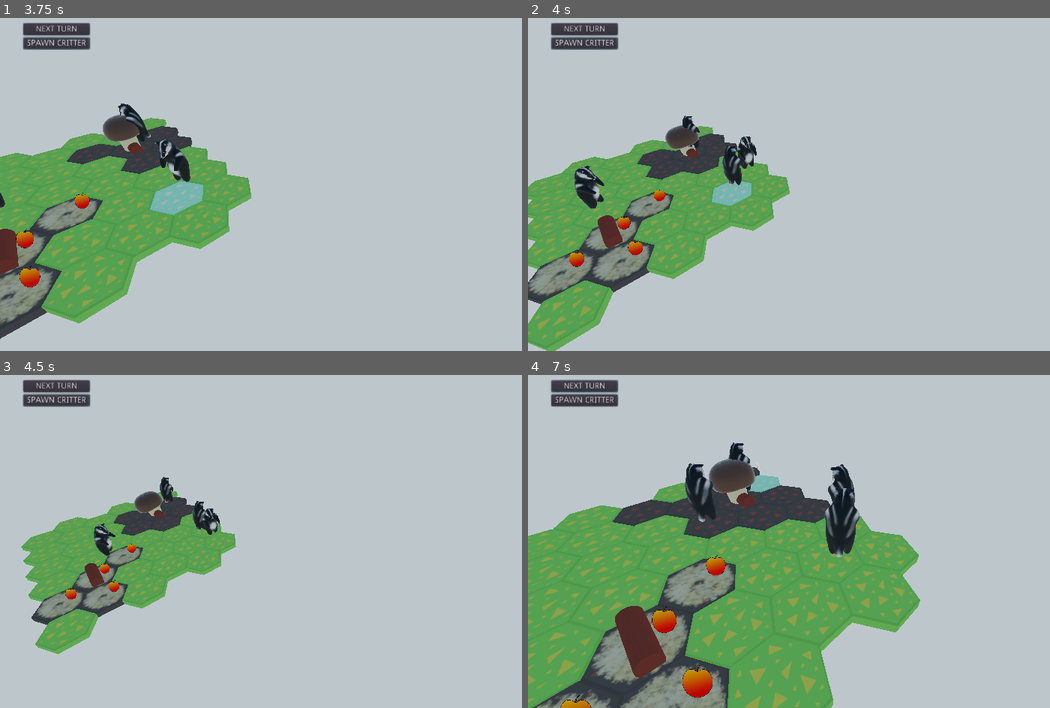
Above: before the commit, frames 1-4 (two rows, left to right).
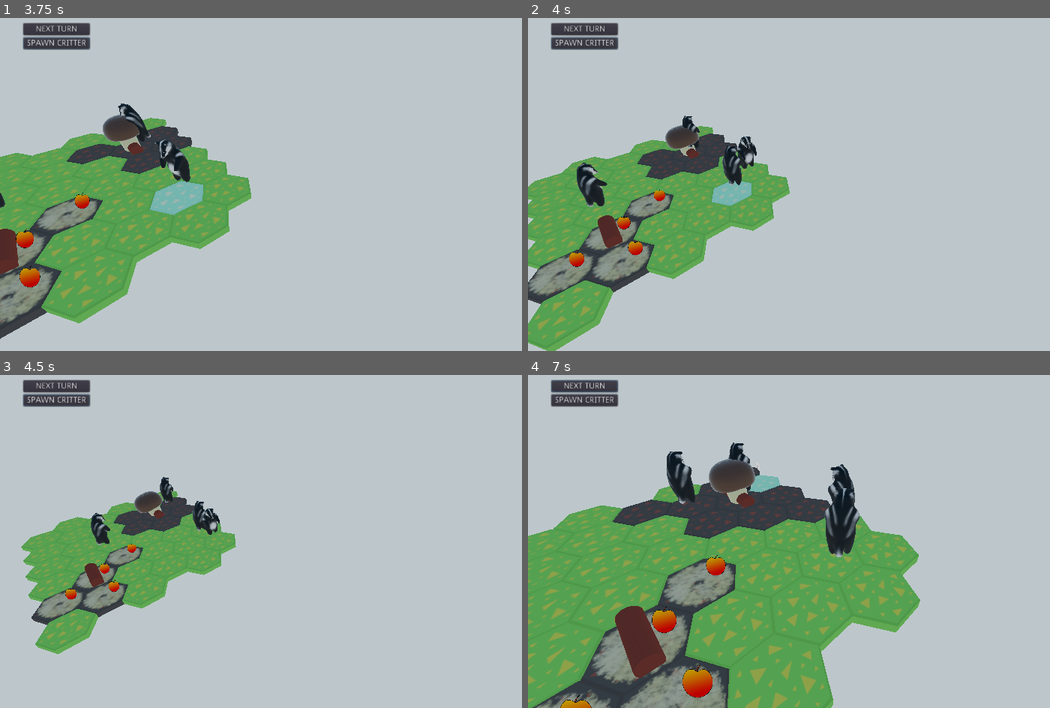
Above: after the commit, the same moments.

Repository: BVenturaDev/UMM
Game: Godot game, scene res://scenes/levels/main_level.tscn
Two runs of this game, one before a commit and one after it. Both use one fixed random seed, a clock stepped at 60 frames per second and the inputs below.
Inputs (mouse positions are in pixels of both pictures, inside the frame that each line leads up to):
- Up to frame 1 (3.75 s): click "NEXT TURN" at 0.5 s; click "NEXT TURN" at 1.25 s; click "SPAWN CRITTER" at 2 s; tap Enter (ui_accept) at 2.75, 3.02 s; move the mouse to (433, 157) at 2.77 s; hold Right (ui_right) 2.78-3.53 s; click (433, 157) at 2.92 s; move the mouse to (177, 194) at 3.52 s; hold Down (ui_down) from 3.53 s (still down)
- Up to frame 2 (4 s): keep holding Down (ui_down); tap Enter (ui_accept) at 3.77 s
- Up to frame 3 (4.5 s): move the mouse to (360, 454) at 4.27 s; release Down (ui_down) at 4.28 s; hold Right (ui_right) from 4.28 s (still down)
- Up to frame 4 (7 s): move the mouse to (799, 601) at 5.02 s; release Right (ui_right) at 5.03 s; hold Up (ui_up) 5.03-5.78 s; click (799, 601) at 5.17 s; tap Enter (ui_accept) at 5.27, 6.02, 6.77 s; move the mouse to (1008, 584) at 5.77 s; hold Left (ui_left) from 5.78 s (still down); move the mouse to (648, 478) at 6.52 s

Frame 1 is identical in both runs. In frame 2, 0.4% of the frame differs, in the area x 8-16%, y 43-58%; in frame 3, 0.3%; in frame 4, 1.0%, in the area x 26-37%, y 22-45%.

Commit message:
All the basic behaviour of the critter

Diff:
--- a/src/entities/critter.gd
+++ b/src/entities/critter.gd
@@ -8,6 +8,7 @@
 export(NodePath) onready var state_machine = get_node(state_machine) as Node
 export(NodePath) onready var critter_model = get_node(critter_model) as Spatial
 
+export(int) var time_after_death := 10
 export(int) var max_age := 6
 export var age := 0
 
@@ -49,7 +50,13 @@
 			state.critter = self
 
 func do_turn() -> void:
-	state_machine.start_machine()
+	if is_alive:
+		state_machine.start_machine()
+	else:
+		time_after_death -= 1
+		if time_after_death == 0:
+			current_tile = null
+			queue_free()
 
 func wander() -> void:
 	var posible_tiles: Array = get_tiles_whitout_entities()
@@ -69,6 +76,7 @@
 	return (
 			not is_instance_valid(tile.critter)
 			and not does_tile_has_mushroom(tile)
+			and not is_instance_valid(tile.cur_resource)
 	)
 
 func does_tile_has_mushroom(tile: Tile) -> bool:
@@ -96,7 +104,7 @@
 		yield(get_tree().create_timer(randf()),"timeout")
 		anim.play("idle")
 	else:
-		anim.play("die")
+		anim.play("death")
 
 func get_close_neighbors() -> Array:
 	return current_tile.close_neighbors
--- a/src/states/critter/begin_turn.gd
+++ b/src/states/critter/begin_turn.gd
@@ -16,6 +16,9 @@
 
 
 func decide_what_do() -> String:
+	if critter.is_poisoned:
+		critter.eating_mushroom.kill()
+		return "die"
 	if not critter.is_alive:
 		return "end_turn"
 	if critter.is_eating:
--- a/src/states/critter/eat.gd
+++ b/src/states/critter/eat.gd
@@ -30,5 +30,7 @@
 		critter.eating_mushroom = nearby_shrooms.pop_front()
 
 	if is_instance_valid(critter.eating_mushroom):
+		if critter.eating_mushroom.is_in_group("poison"):
+			critter.is_poisoned = true
 		critter.critter_model.set_target(critter.eating_mushroom.global_transform.origin)
 		critter.critter_model.anim.play("eating")
